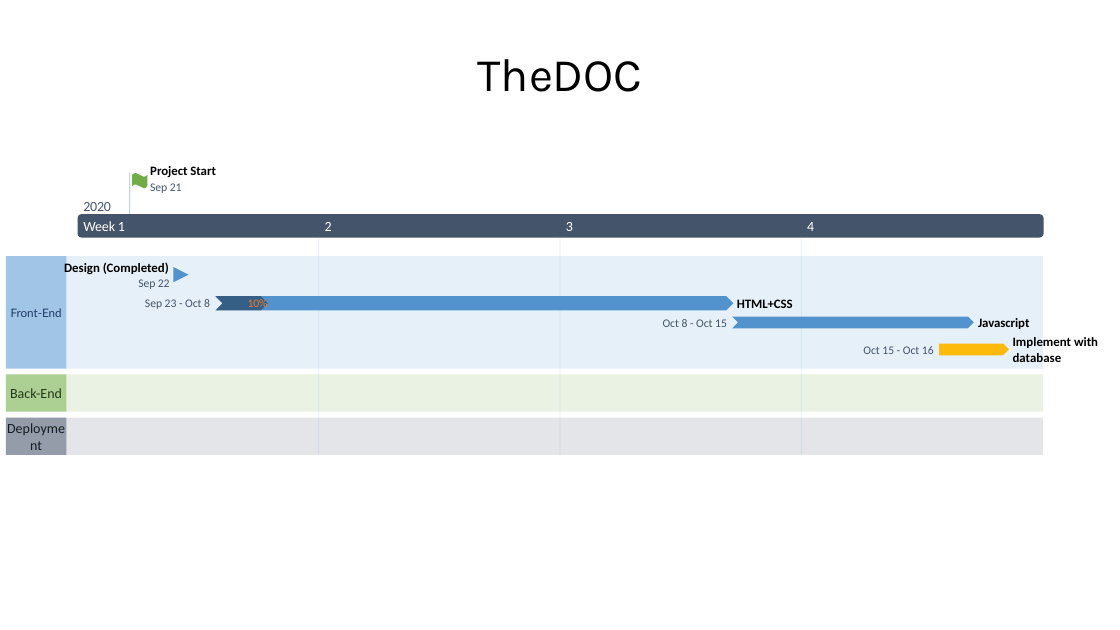
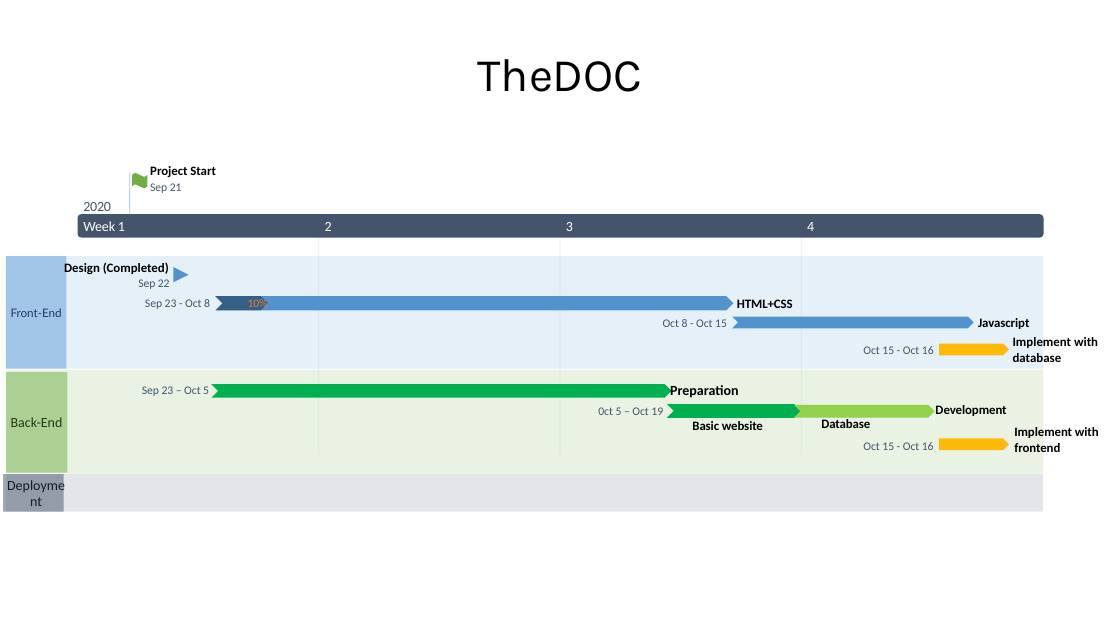
Before and after one commit to trunghung03/TheDoc, a slide deck: slide 1 of TheDOCroadmap.pptx. Drawn at 1120x630 pixels with LibreOffice and Linux fonts; fonts in the diff are those of the drawing. Boxes give left, top, right and bottom in pixels: in the first picture for what was removed or moved away, otherwise in the second. Text is boxed around its words. In the diff, an @@ line names an element or a change of style, - is before the commit and + after.

Commit message:
Backend

```diff
--- a/TheDOCroadmap.pptx
+++ b/TheDOCroadmap.pptx
@@ text "Back-End": place and size @@
-text "Back-End" at (10,388,62,398)
+text "Back-End" at (11,417,63,427)
@@ rectangle: place and size @@
-rectangle at (6,375,66,412)
+rectangle at (6,372,67,473)
@@ rectangle: place and size @@
-rectangle at (6,375,1044,412)
+rectangle at (7,370,1044,474)
@@ text added at (142,386,209,396), 10 pt, text #44546A @@
+Sep 23 – Oct 5
@@ chevron added at (212,384,672,397), fill #00B050 @@
@@ text added at (670,385,738,398), 12 pt, text #000000, bold @@
+Preparation
@@ text added at (598,407,663,415), 10 pt, text #44546A @@
+0ct 5 – Oct 19
@@ chevron added at (667,404,802,418), fill #00B050 @@
@@ chevron added at (794,405,934,418), fill #92D050 @@
@@ text added at (821,419,870,428), 11 pt, text #000000, bold @@
+Database
@@ text added at (935,405,1006,416), 11 pt, text #000000, bold @@
+Development
@@ text added at (692,421,763,430), 11 pt, text #000000, bold @@
+Basic website
@@ text added at (863,442,934,450), 10 pt, text #44546A @@
+Oct 15 - Oct 16
@@ pentagon arrow added at (939,439,1009,450), fill #FEBA0A @@
@@ text added at (1014,427,1099,452), 11 pt, text #000000, bold @@
+Implement with frontend
@@ rectangle: place and size @@
-rectangle at (6,418,66,455)
+rectangle at (3,475,64,512)
@@ text "Deployment": place and size @@
-text "Deployment" at (6,419,66,454)
+text "Deployment" at (6,476,66,510)
@@ rectangle: place and size @@
-rectangle at (6,418,1044,455)
+rectangle at (6,475,1044,512)
```
